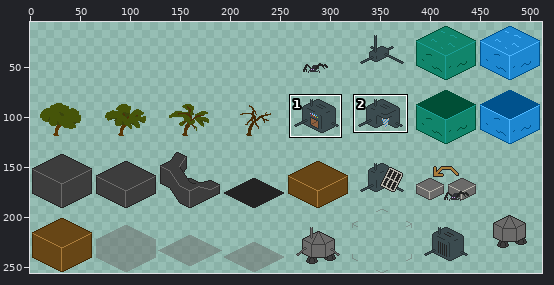
File history of a sprite sheet, assets/image/tileset.png. Above, an overview of the earlier version with the close-up marked.
Close-up. Before the edit:
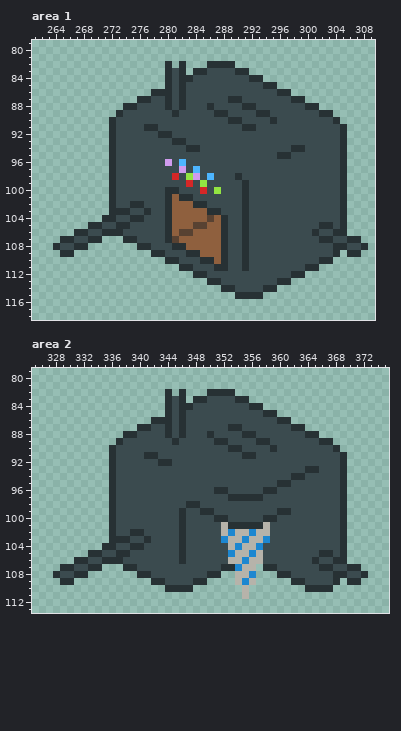
The file is 512x256 pixels. Colours within 5 levels of each other are drawn and written as one. Shown: area 1: x 261..309, y 79..118; area 2: x 325..375, y 79..113. The wide view leaves out empty margins. The commit also changed other parts of the picture, which this record leaves out.
New version:
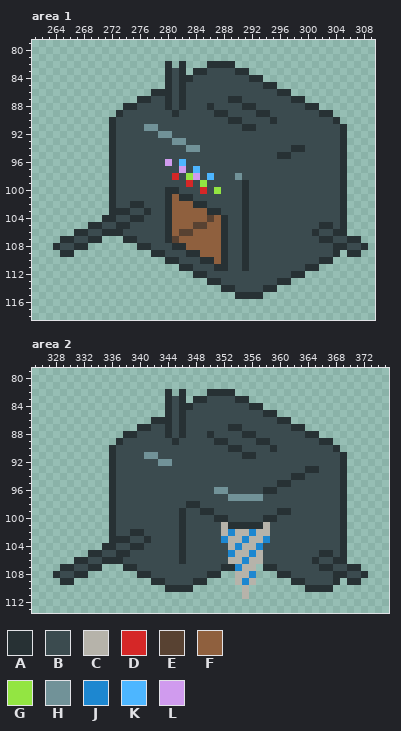
Palette (. is transparent): A #273134  B #3b4b4f  C #b6b3aa  D #d52727  E #584232  F #8f603e  G #93e542  H #719298  J #1d87d0  K #4db6ff  L #d09bee
Changes in this commit:
Area 1:
y 91: x 277..278 AA -> HH
y 92: x 279..280 AA -> HH
y 93: x 281..282 AA -> HH
y 94: x 283..284 AA -> HH
y 98: x 290 A -> H
Area 2:
y 91: x 341..342 AA -> HH
y 92: x 343..344 AA -> HH
y 96: x 351..352 AA -> HH
y 97: x 353..357 AAAAA -> HHHHH
Pixel boxes of the changes (left, top, right, bottom) in both close-ups:
changed: (144, 124, 200, 152)
changed: (235, 173, 242, 180)
changed: (144, 452, 172, 466)
changed: (214, 487, 263, 501)
